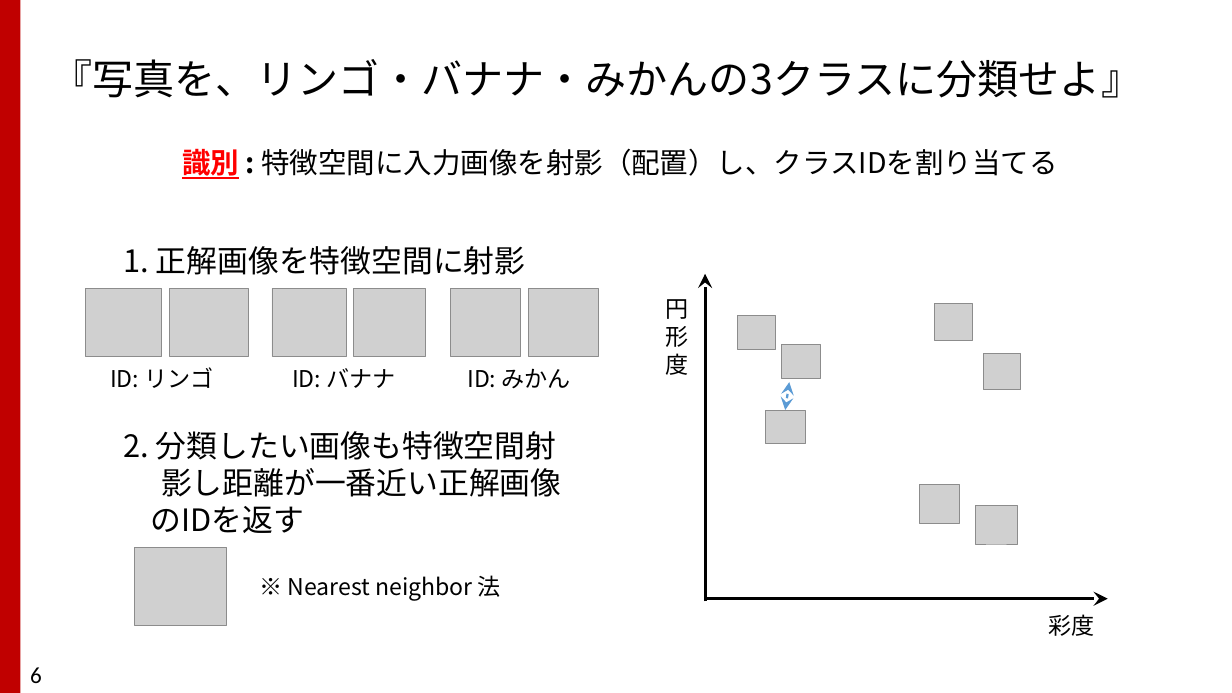
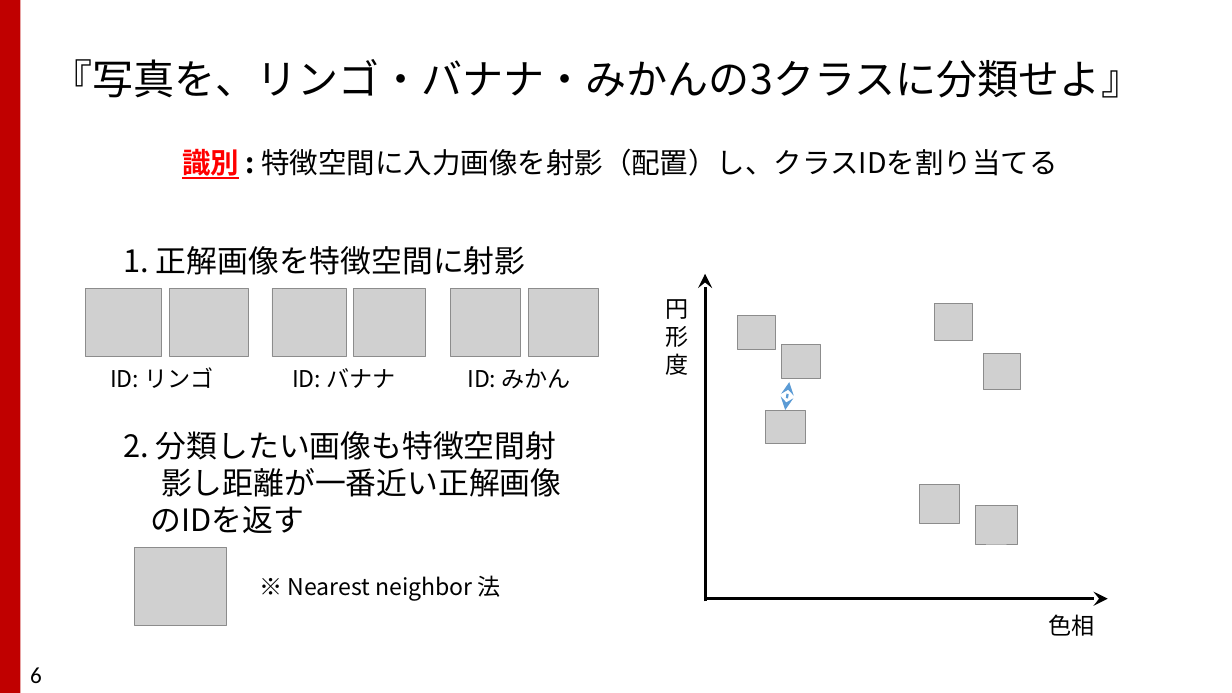
Before and after one commit to TakashiIjiri/TakashiIjiri.github.io, a slide deck: slide 6 of classes/dm2017/DigitalMedia2_11.pptx. Drawn at 1232x693 pixels with LibreOffice and Linux fonts; fonts in the diff are those of the drawing; grey boxes stand for pictures. Boxes give left, top, right and bottom in pixels: in the first picture for what was removed or moved away, otherwise in the second. Text is boxed around its words. In the diff, an @@ line names an element or a change of style, - is before the commit and + after.

```diff
--- a/classes/dm2017/DigitalMedia2_11.pptx
+++ b/classes/dm2017/DigitalMedia2_11.pptx
@@ text at (1048, 614, 1094, 636): text changed @@
-彩度
+色相
```
Also in this commit, not shown: 3 other slides changed, 1 other file.
